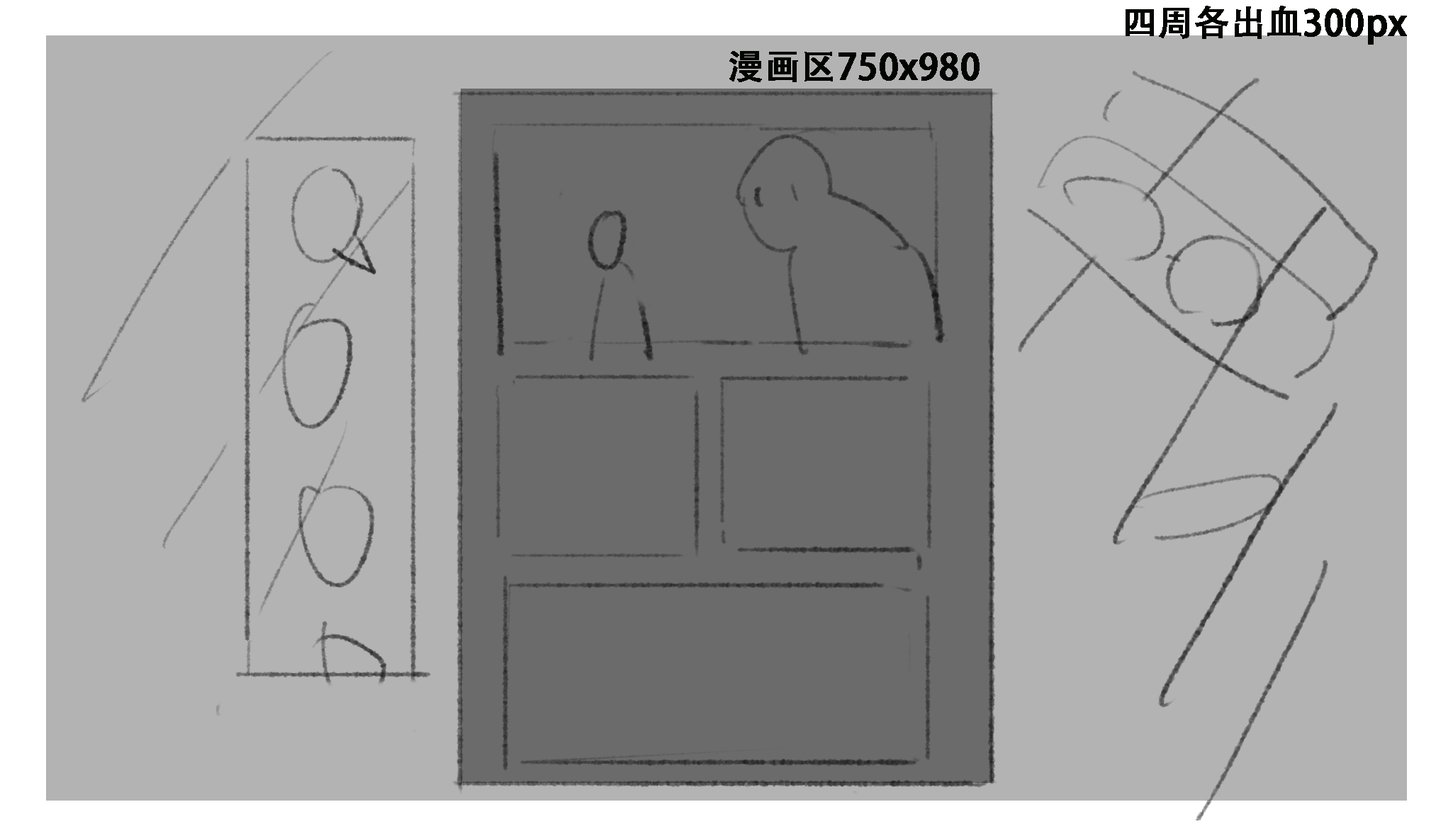
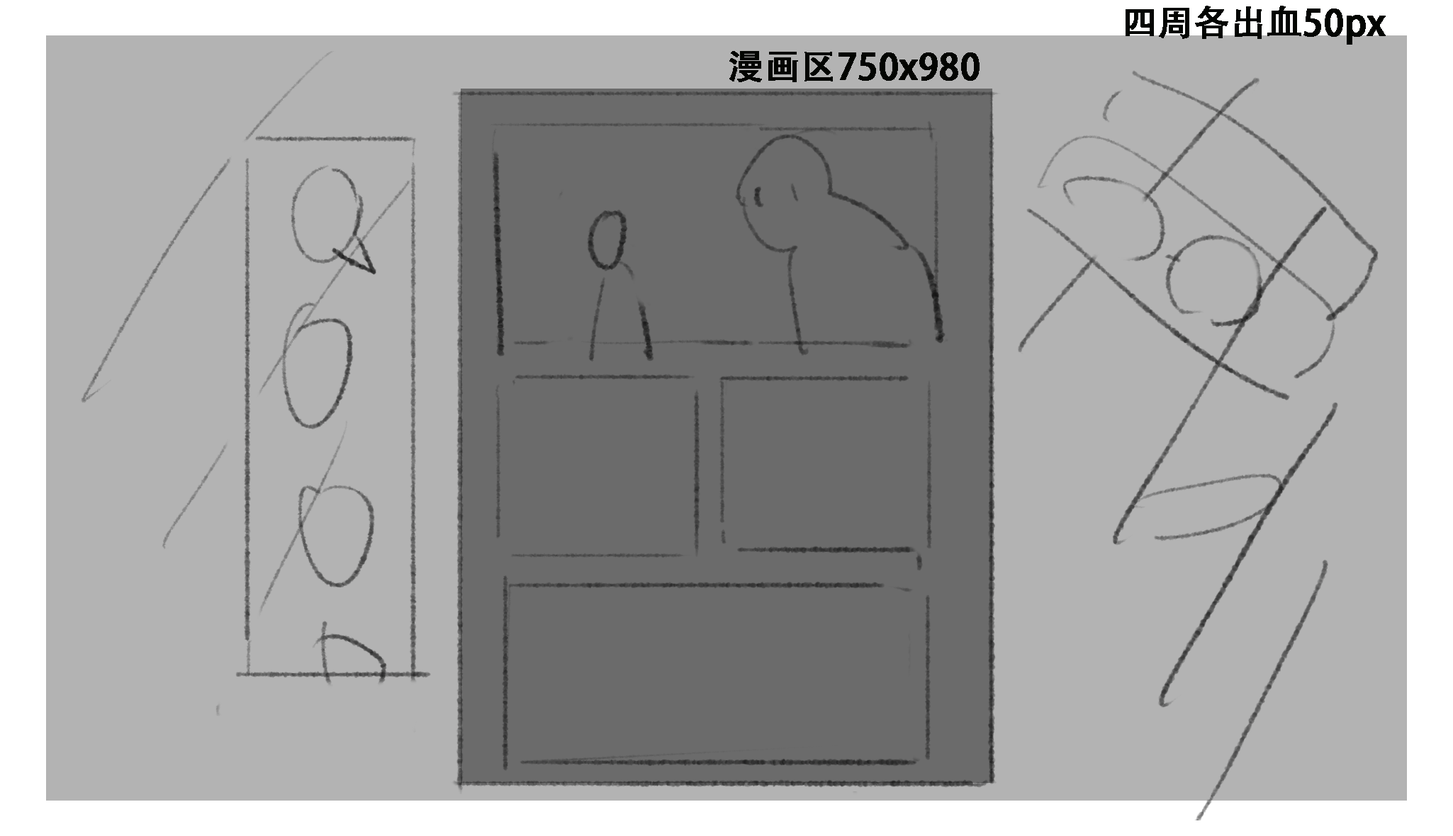
Layer changes from the first 1453x836 image to the second:
renamed "四周各出血300px" to "四周各出血50px", painted on it over bbox(1303, 8, 1408, 45)
